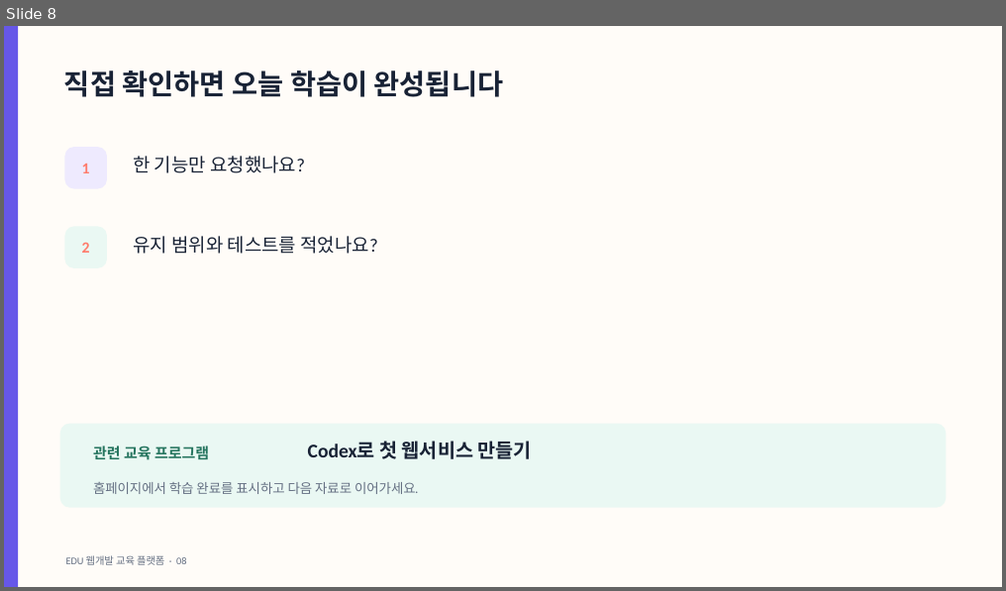
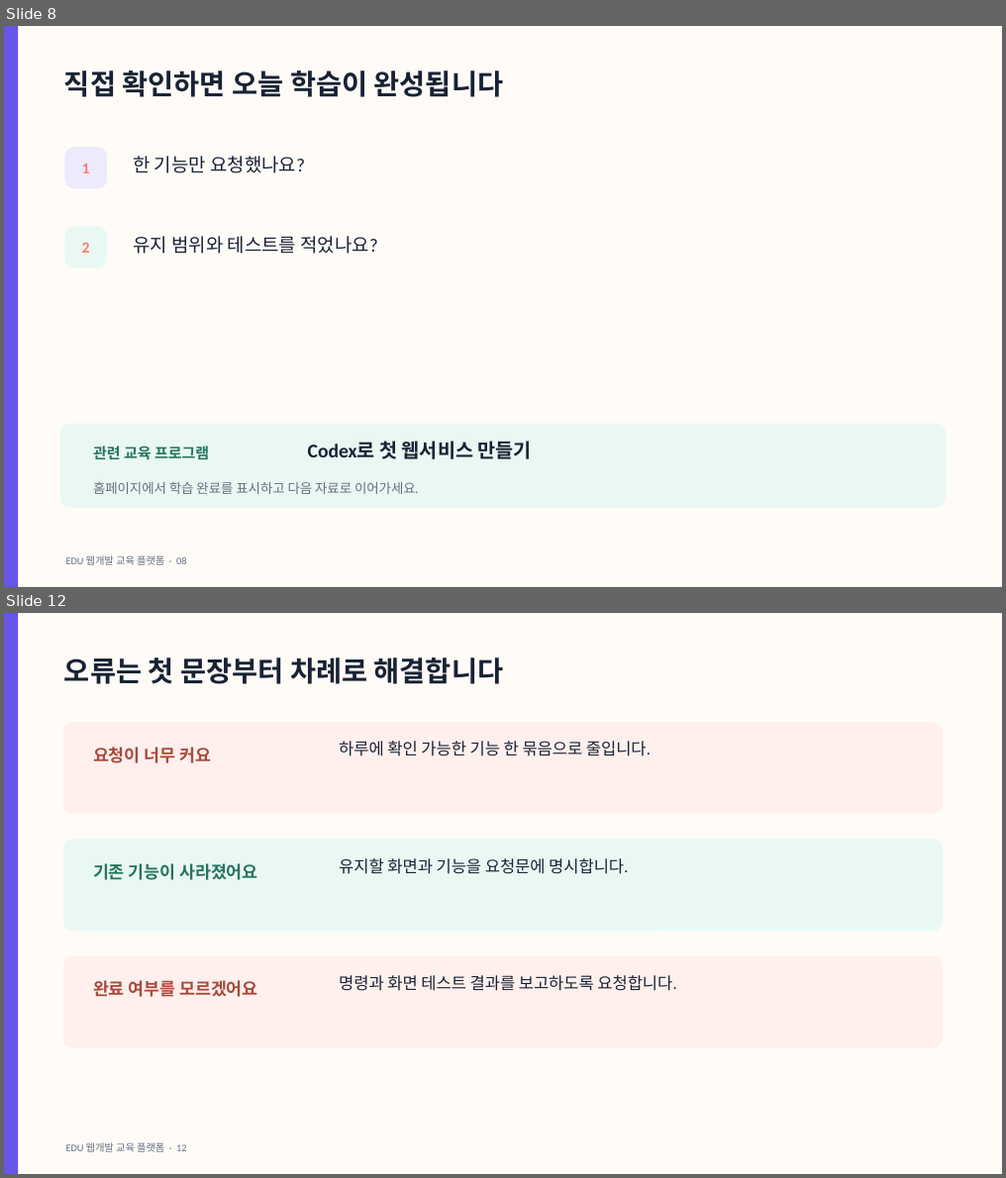
Before and after one commit to cursaman/edu, a slide deck: public/materials/ai-development/codex-request.pptx. Shown one above the other, each under a label of ours: slide 8 before the commit, slides 8 and 12 after it; the slides between them are not shown. The pictures are 1006x591 and 1006x1178 pixels, drawn with LibreOffice and Linux fonts; fonts in the diff are those of the drawing. Boxes give left, top, right and bottom in pixels: in the first picture for what was removed or moved away, otherwise in the second. Text is boxed around its words. In the diff, an @@ line names an element or a change of style, - is before the commit and + after.

Commit message:
대표 교육자료 6개 심화 콘텐츠 보강

```diff
--- a/public/materials/ai-development/codex-request.pptx
+++ b/public/materials/ai-development/codex-request.pptx
@@ slide 12 added at (4,613,1002,1174), background #FFFCF8 @@
@@ rectangle added at (4,613,18,1174), fill #6657E8 @@
@@ text added at (64,658,503,684), 27 pt, text #182235, bold @@
+오류는 첫 문장부터 차례로 해결합니다
@@ rounded rectangle added at (63,722,943,814), fill #FFF0ED @@
@@ text added at (93,747,211,763), 16.5 pt, text #A8493B, bold @@
+요청이 너무 커요
@@ text added at (339,741,650,757), 15.8 pt, text #182235 @@
+하루에 확인 가능한 기능 한 묶음으로 줄입니다.
@@ rounded rectangle added at (63,839,943,931), fill #EAF8F3 @@
@@ text added at (93,863,257,880), 16.5 pt, text #26755F, bold @@
+기존 기능이 사라졌어요
@@ text added at (339,859,628,874), 15.8 pt, text #182235 @@
+유지할 화면과 기능을 요청문에 명시합니다.
@@ rounded rectangle added at (63,956,943,1048), fill #FFF0ED @@
@@ text added at (93,980,257,997), 16.5 pt, text #A8493B, bold @@
+완료 여부를 모르겠어요
@@ text added at (339,975,676,991), 15.8 pt, text #182235 @@
+명령과 화면 테스트 결과를 보고하도록 요청합니다.
@@ text added at (66,1143,186,1153), 9.8 pt, text #657083 @@
+EDU 웹개발 교육 플랫폼 · 12
```
Also in this commit, not shown: 6 other slides added, 17 other files.
